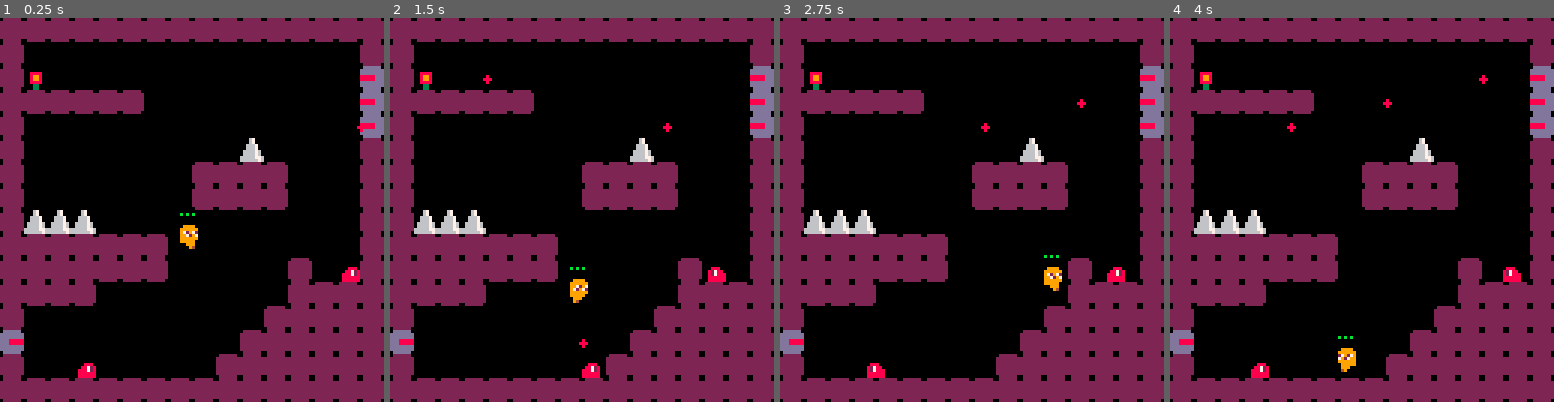
Above: before the commit, frames 1-4 (left to right).
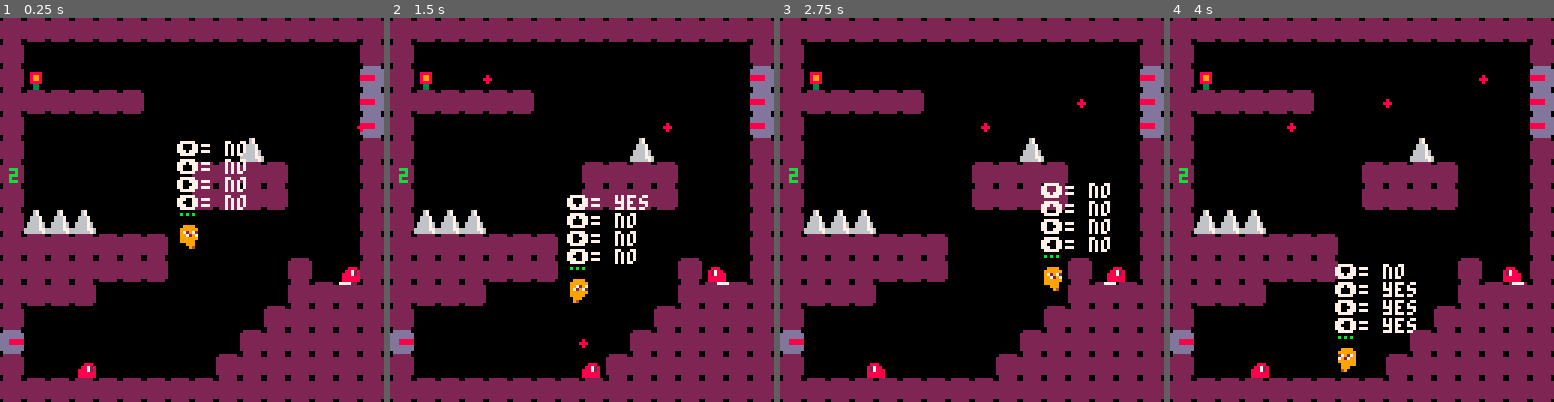
Above: after the commit, the same moments.

Repository: miglitopictures/blobson
Game: PICO-8 cartridge src/blobson.p8
Same seed, same stepped clock (60 frames per second), same inputs: the game is played once before the commit and once after it.
Inputs:
- Up to frame 1 (0.25 s): no input
- Up to frame 2 (1.5 s): tap X (X key) at 0.33, 1.07 s
- Up to frame 3 (2.75 s): hold Right 1.6-2.1 s; tap X (X key) at 1.85 s; hold Up 2.15-2.42 s; hold Right from 2.47 s (still down)
- Up to frame 4 (4 s): tap X (X key) at 2.97 s; release Right at 3.03 s; hold Left 3.08-3.58 s

The runs differ from the first frame. In frame 1, 1.3% of the frame differs, in the area x 2-92%, y 32-70%; in frame 2, 1.4%; in frame 3, 1.3%; in frame 4, 1.5%, in the area x 2-93%, y 39-83%.

Commit message:
organizing repo

Diff:
--- a/blobson.p8
+++ b/src/blobson.p8
@@ -4,12 +4,12 @@
 -- blobson jr.
 -- by: miglito & vicks
 
-#include math.lua
-#include timers.lua
-#include collisions.lua
-#include player.lua
-#include enemies.lua
-#include main.lua
+#include utils/math.lua
+#include utils/timers.lua
+#include utils/collisions.lua
+#include entities/player.lua
+#include entities/enemies.lua
+#include gameloop.lua
 __gfx__
 00000000000000000000000000000000009999000099990000000000009999000099990000000000000000000000000000000000000000000000000000000000
 00000000009999000099990000999900099999900999999000999900099999900999999000000000009999000000000000000000000000000000000008800880
--- a/player.lua
+++ b/src/entities/player.lua
@@ -1,3 +1,29 @@
+function player_init()
+	p={
+        alive=true,
+        lives=3,
+        mortal=true,
+        sp=1,
+        x=59,
+        y=59,
+        w=8,
+        h=8,
+        flp=false, --flip sprite
+        dx=0, --change in x
+        dy=0, --change in y
+        max_dx=3,
+        max_dy=3,
+        acc=0.5,
+        boost=4,
+        anim=0,
+        running=false,
+        jumping=false,
+        falling=false,
+        sliding=false,
+        landed=false
+    }
+end
+
 function player_update()
 	--physics
 	p.dy=p.dy+gravity
--- a/main.lua
+++ b/src/gameloop.lua
@@ -1,31 +1,9 @@
 function _init()
 	reload(0x2000, 0x2000, 0x1000) -- reloads map data from the rom to ram
     dbg="start"
-        init_timers()
+    init_timers()
 
-    p={
-        alive=true,
-        lives=3,
-        mortal=true,
-        sp=1,
-        x=59,
-        y=59,
-        w=8,
-        h=8,
-        flp=false, --flip sprite
-        dx=0, --change in x
-        dy=0, --change in y
-        max_dx=3,
-        max_dy=3,
-        acc=0.5,
-        boost=4,
-        anim=0,
-        running=false,
-        jumping=false,
-        falling=false,
-        sliding=false,
-        landed=false
-    }
+    player_init()
 
     gravity=0.3
     friction=0.9
@@ -61,16 +39,16 @@
 	animate_blob()
 	update_shooters()
 
---	--simple camera
---	cam_x=p.x-64+p.w/2
---
---	if cam_x<map_start then
---		cam_x=map_start
---	end
---	if cam_x>map_end-128 then
---		cam_x=map_end-128
---	end
---	camera(cam_x,0)
+	--simple camera
+	-- cam_x=p.x-64+p.w/2
+
+	-- if cam_x<map_start then
+	-- 	cam_x=map_start
+	-- end
+	-- if cam_x>map_end-128 then
+	-- 	cam_x=map_end-128
+	-- end
+	-- camera(cam_x,0)
 
 	--timers
 	update_timers()
@@ -105,14 +83,14 @@
 
  end
 
--- print(#blobs,cam_x+3,50)
-	---------test----------
---	rect(x1r,y1r,x2r,y2r,7)
---	print("⬅️= "..collide_l,p.x,p.y-10)
---	print("➡️= "..collide_r,p.x,p.y-16)
---	print("⬆️= "..collide_u,p.x,p.y-22)
---	print("⬇️= "..collide_d,p.x,p.y-28)
-	-----------------------
+print(#blobs,cam_x+3,50)
+	-------test----------
+	rect(x1r,y1r,x2r,y2r,7)
+	print("⬅️= "..collide_l,p.x,p.y-10)
+	print("➡️= "..collide_r,p.x,p.y-16)
+	print("⬆️= "..collide_u,p.x,p.y-22)
+	print("⬇️= "..collide_d,p.x,p.y-28)
+	---------------------
 
---	print(dbg,cam_x+5,8)
+	-- print(dbg,cam_x+5,8)
 end
Renamed: enemies.lua -> src/entities/enemies.lua
Renamed: collisions.lua -> src/utils/collisions.lua
Renamed: math.lua -> src/utils/math.lua
Renamed: timers.lua -> src/utils/timers.lua
